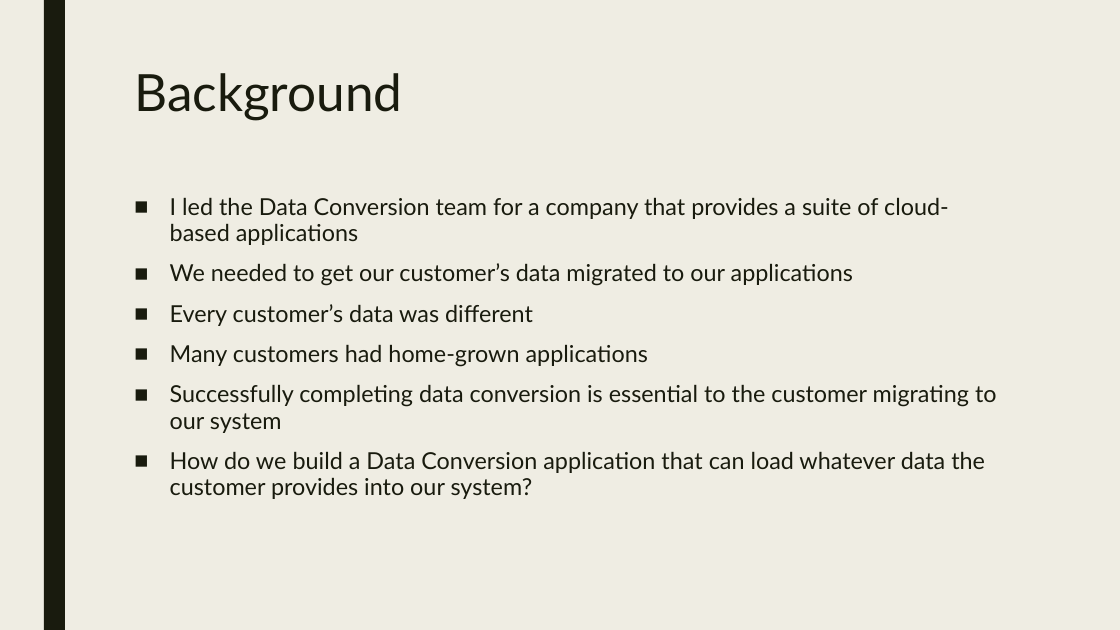
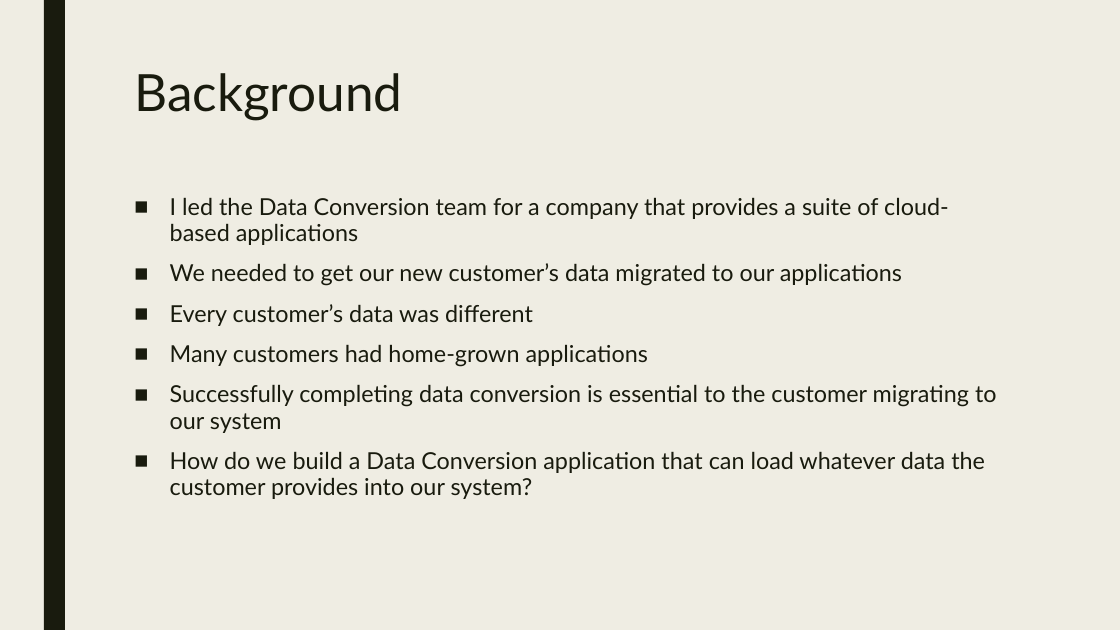
Before and after one commit to agent86ray/PowerShell-ETL-Framework, a slide deck: slide 2 of Powershell ETL framework.pptx. Drawn at 1120x630 pixels with LibreOffice and Linux fonts; fonts in the diff are those of the drawing. Boxes give left, top, right and bottom in pixels: in the first picture for what was removed or moved away, otherwise in the second. Text is boxed around its words. In the diff, an @@ line names an element or a change of style, - is before the commit and + after.

```diff
--- a/Powershell ETL framework.pptx
+++ b/Powershell ETL framework.pptx
@@ text at (170, 263, 902, 286): text changed @@
-■ We needed to get our customer’s data migrated to our applications
+■ We needed to get our new customer’s data migrated to our applications
```
Also in this commit, not shown: 5 other slides changed, 1 slide added, 7 other files.
